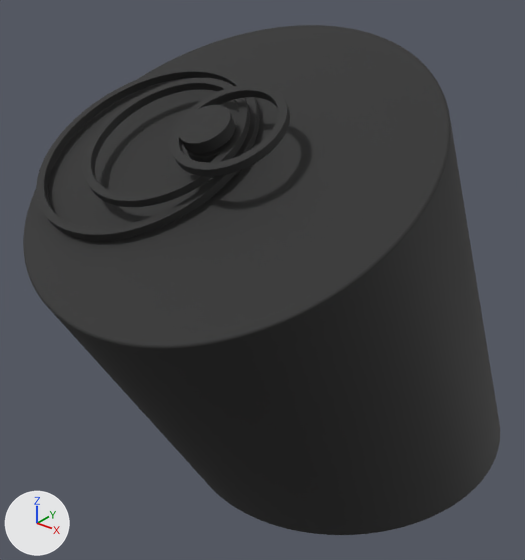
The glTF model CCRV.glb as it was, and as the next commit left it.
Rendered twice from a 50 mm camera at (0.1061, -0.1641, 0.1524) aimed at (-0.0103, -0.0186, 0.0621). Arrows for +X, +Y and +Z are at lower left; the lights stay in place. The first picture is the older version. Both versions are drawn at frame 2732 of the action 'Animation'; the numbers are the values there.

Names of what the first picture shows: 'CCRV', 'CCRV.001', 'CCRV.002', 'CCRV.003'.
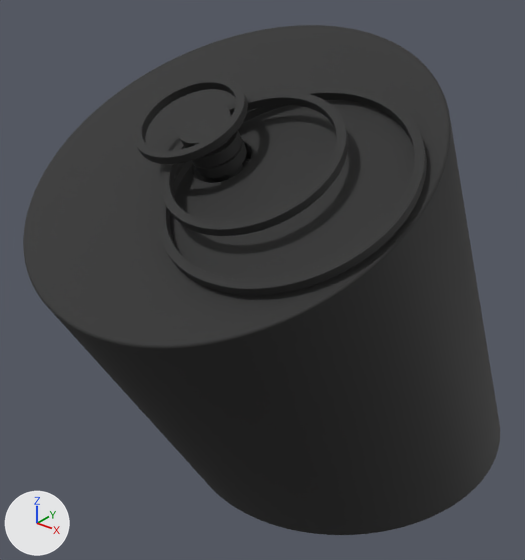
Boxes [x1, y1, x2, y2] around the edits, measured in the pictures (525 x 560 px):
'CCRV.001', turned: before [36, 67, 260, 241]; after [157, 87, 427, 295]
'CCRV.002', turned: before [83, 78, 250, 207]; after [161, 91, 348, 236]
'CCRV.003', turned: before [170, 84, 290, 177]; after [133, 77, 248, 164]

Patch to the scene script:
```diff
--- a/CCRV.glb.py
+++ b/CCRV.glb.py
@@ ob_ccrv_001 @@
 ob_ccrv_001.location = (0.0, 0.0, 0.0)
-ob_ccrv_001.rotation_euler = (1.571, 0.0, 1.716)  # degrees (90, 0, 98)
+ob_ccrv_001.rotation_euler = (1.571, 0.0, -1.717)  # degrees (90, 0, -98)
@@ ob_ccrv_002 @@
 ob_ccrv_002.location = (0.0, 0.0, 0.0)
-ob_ccrv_002.rotation_euler = (1.571, 0.0, 1.744)  # degrees (90, 0, 100)
+ob_ccrv_002.rotation_euler = (1.571, 0.0, -1.751)  # degrees (90, 0, -100)
@@ ob_ccrv_003 @@
 ob_ccrv_003.location = (0.0, 0.0, 0.0)
-ob_ccrv_003.rotation_euler = (1.571, 0.0, -1.412)  # degrees (90, 0, -81)
+ob_ccrv_003.rotation_euler = (1.571, 0.0, 1.337)  # degrees (90, 0, 77)
```
